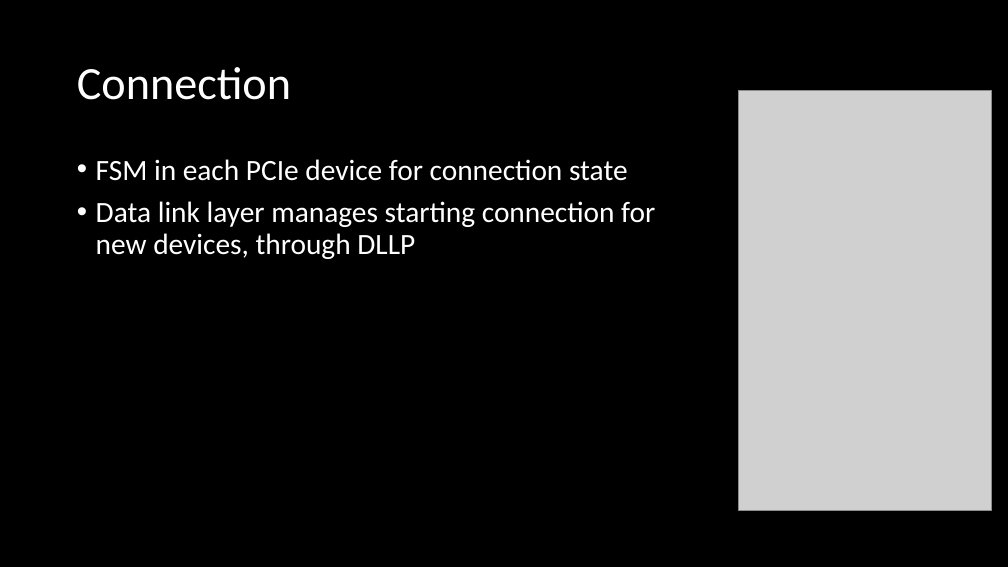
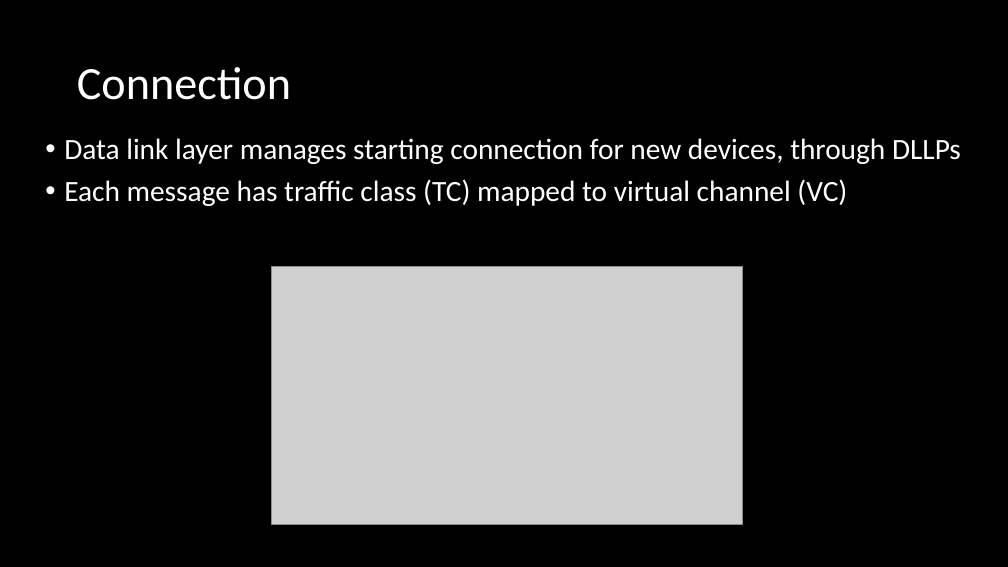
Before and after one commit to dstockhouse/pci-express-report, a slide deck: slide 7 of pcie_seanlink_davidstockhouse.pptx (slide 6 before the commit). Drawn at 1008x567 pixels with LibreOffice and Linux fonts; fonts in the diff are those of the drawing; grey boxes stand for pictures. Boxes give left, top, right and bottom in pixels: in the first picture for what was removed or moved away, otherwise in the second. Text is boxed around its words. In the diff, an @@ line names an element or a change of style, - is before the commit and + after.

```diff
--- a/pcie_seanlink_davidstockhouse.pptx
+++ b/pcie_seanlink_davidstockhouse.pptx
@@ picture removed at bbox=[739, 90, 991, 510] @@
@@ text at bbox=[64, 138, 961, 206]: text changed @@
-• FSM in each PCIe device for connection state
-• Data link layer manages starting connection for new devices, through DLLP
+• Data link layer manages starting connection for new devices, through DLLPs
+• Each message has traffic class (TC) mapped to virtual channel (VC)
@@ picture added at bbox=[272, 267, 743, 525] @@
```
Also in this commit, not shown: 3 other slides changed, 2 slides added, 3 other files.
